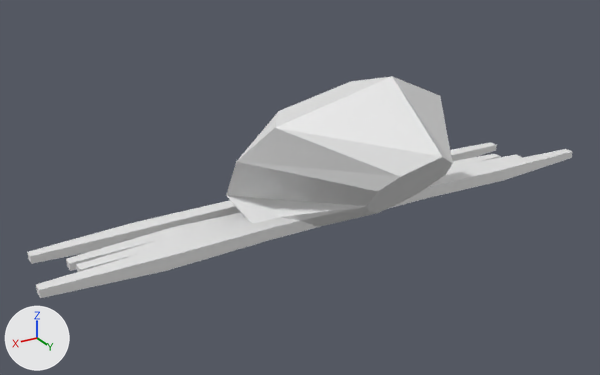
The Blender file Enemies/Paramite.blend, before and after one commit.
Both versions are drawn from a 50 mm lens placed at (4.92, 7.9, 3.19), pointed at (0.39, 0.35, -0.59). Lighting does not change. The marker at lower left points along +X, +Y and +Z.

Names of what the first picture shows: 'Body', 'LeftMiddleBackShin', 'LeftMiddleBackThigh', 'LeftMiddleFrontShin', 'LeftVeryBackShin', 'LeftVeryBackThigh', 'LeftVeryFrontShin', 'LeftVeryFrontThigh', 'RightVeryBackShin', 'RightVeryBackThigh', 'RightVeryFrontShin'.
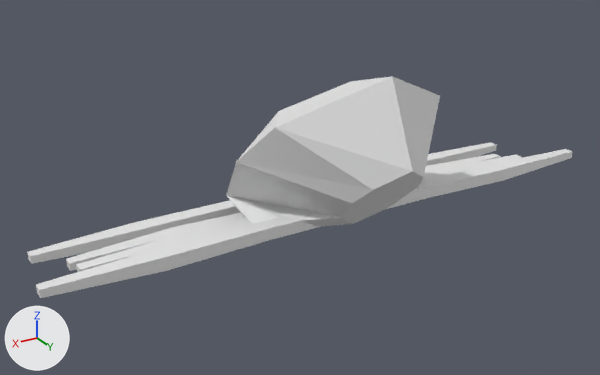
Changed parts and their boxes (x1, y1, x2, y2) in the pictures (600 x 375 px; the box of a moved part takes in the faces that stretch with it):
'Body', reshaped: before (226, 76, 453, 239); after (226, 76, 440, 239)
part 1 of me_circle, moved or reshaped: before (230, 76, 453, 225); after (230, 76, 440, 226)

Patch to the scene script:
```diff
--- a/Enemies/Paramite.blend.py
+++ b/Enemies/Paramite.blend.py
@@ me_circle @@
 me_circle.from_pydata(...)  # 117 vertices, 60 faces; spans x -1.27..1.27, y -0.86..2.31, z -1.39..0.94
 # used by ob_body; location = (0.0, 0.0, 0.0)
+# me_circle part 1: all 10 vertices in x -0.43..0.43, y 1.33..2.31, z -0.62..0.36 are moved by (0.02, -0.41, -0.29)
```
